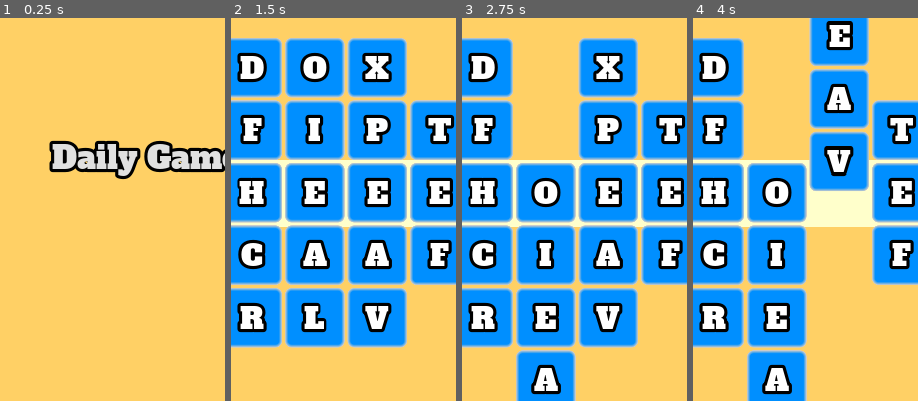
Above: before the commit, frames 1-4 (left to right).
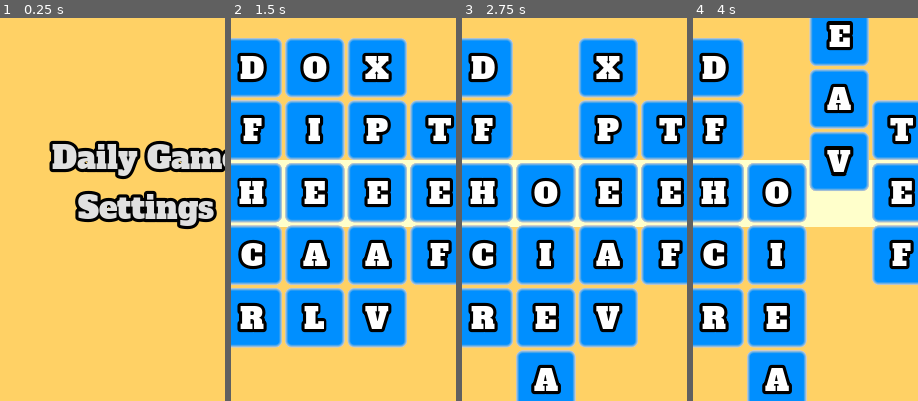
Above: after the commit, the same moments.

Repository: t0mm0/shifttype
Game: Godot game, scene res://game/menus/MainMenu.tscn
Two runs of this game, one before a commit and one after it. Both use one fixed random seed, a clock stepped at 60 frames per second and the inputs below.
Inputs (mouse positions are % of the whole screen's width and height, from its top left):
- Up to frame 1 (0.25 s): no input
- Up to frame 2 (1.5 s): click "Daily Game" at 0.5 s; tap Enter at 1.25 s; move the mouse to (72, 43) at 1.27 s; click (72, 43) at 1.42 s
- Up to frame 3 (2.75 s): drag from (30, 53) to (45, 69) at 2.02 s
- Up to frame 4 (4 s): move the mouse to (60, 25) at 2.77 s; click (60, 25) at 2.92 s; tap Space at 3.5 s; drag from (45, 69) to (20, 32) at 3.52 s
The pictures show only the part of the screen within x 18-68%, y 26-76%; the shares and areas given below are measured in that part.

The runs differ from the first frame. In frame 1, 4.5% of the frame differs, in the area x 33-97%, y 44-56%; in frame 2, less than 0.1%; in frame 3, less than 0.1%; in frame 4, less than 0.1%.

Commit message:
add settings for configuring colors

Diff:
--- a/Singletons/Events.gd
+++ b/Singletons/Events.gd
@@ -2,3 +2,7 @@
 
 signal reel_changed
 signal progress_changed(progress)
+signal bg_color_changed(color)
+signal prog_color_changed(color)
+signal tile_color_changed(color)
+signal used_color_changed(color)
--- a/Singletons/Globals.gd
+++ b/Singletons/Globals.gd
@@ -10,3 +10,40 @@
 
 const DIFFICULTY = {0: [7, 5], 1: [5, 4], 2: [5, 5], 3: [6, 4],
                     4: [6, 5], 5: [7, 4], 6: [7, 5]}
+
+# defaults
+const BG_COLOR : Color = Color(1.0, 0.82, 0.4, 1.0)
+const PROG_COLOR : Color = Color(0.93, 0.28, 0.43, 1.0)
+const TILE_COLOR : Color = Color(0.0, 0.5647, 1.0, 1.0)
+const USED_COLOR : Color = Color.darkgray
+
+var BG_Color : Color = BG_COLOR
+var Prog_Color : Color = PROG_COLOR
+var Tile_Color : Color = TILE_COLOR
+var Used_Color : Color = USED_COLOR
+
+func _ready() -> void:
+    load_config()
+
+func save_config() -> void:
+    var config = ConfigFile.new()
+    config.set_value("look", "bg_color", BG_Color)
+    config.set_value("look", "prog_color", Prog_Color)
+    config.set_value("look", "tile_color", Tile_Color)
+    config.set_value("look", "used_color", Used_Color)
+    config.save("user://shifttype.config")
+
+func load_config() -> void:
+    var config = ConfigFile.new()
+
+    # Load data from a file.
+    var err = config.load("user://shifttype.config")
+
+    # If the file didn't load, ignore it.
+    if err != OK:
+        return
+
+    BG_Color = config.get_value("look", "bg_color", BG_COLOR)
+    Prog_Color = config.get_value("look", "prog_color", PROG_COLOR)
+    Tile_Color = config.get_value("look", "tile_color", TILE_COLOR)
+    Used_Color = config.get_value("look", "used_color", USED_COLOR)
--- a/game/LetterTile.gd
+++ b/game/LetterTile.gd
@@ -7,7 +7,7 @@
 
 # Called when the node enters the scene tree for the first time.
 func _ready() -> void:
-    pass # Replace with function body.
+    get_stylebox("normal").bg_color = Globals.Tile_Color
 
 func set_letter(text: String = '') -> void:
     # make sure we only get 1 letter
@@ -19,7 +19,7 @@
 func set_used(new_used: bool = false) -> void:
     used = new_used
     # gray out background when letter is used
-    var new_color: Color = Color.darkgray if used else Color(0, 0.564706, 1)
+    var new_color: Color = Globals.Used_Color if used else Globals.Tile_Color
     if used:
         flash()
     var tween := create_tween()
--- a/game/Progress.gd
+++ b/game/Progress.gd
@@ -2,8 +2,19 @@
 
 func _ready() -> void:
     Events.connect("progress_changed", self, "_on_progress_changed")
+    Events.connect("bg_color_changed", self, "_on_bg_color_changed")
+    Events.connect("prog_color_changed", self, "_on_prog_color_changed")
+    get_material().set_shader_param("bg_color", Globals.BG_Color)
+    get_material().set_shader_param("fg_color", Globals.Prog_Color)
+
 
 func _on_progress_changed(progress: float) -> void:
     var tween := create_tween()
     tween.tween_property(get_material(), "shader_param/progress", progress / 100, 1
         ).set_ease(Tween.EASE_OUT).set_trans(Tween.TRANS_CUBIC)
+
+func _on_bg_color_changed(color: Color) -> void:
+    get_material().set_shader_param("bg_color", color)
+
+func _on_prog_color_changed(color: Color) -> void:
+    get_material().set_shader_param("fg_color", color)
--- a/game/Progress.gdshader
+++ b/game/Progress.gdshader
@@ -1,9 +1,10 @@
 shader_type canvas_item;
 
 uniform float progress: hint_range(0, 1) = 0.3;
-uniform vec4 bg_color: hint_color = vec4(1.0, 0.82, 0.4, 0.0);
+uniform vec4 bg_color: hint_color = vec4(1.0, 0.82, 0.4, 1.0);
 uniform vec4 fg_color: hint_color = vec4(0.93, 0.28, 0.43, 1.0);
 uniform vec4 selected_color: hint_color = vec4(1.0);
+uniform bool draw_select = false;
 
 vec4 overlay(vec4 base, vec4 blend){
 	vec4 limit = step(0.5, base);
@@ -15,7 +16,7 @@
     if(UV.y < (sin((TIME * 4.7) + UV.x) + sin((-TIME * 2.2) + UV.x)) * 0.01 + (.975 - progress)) {
         COLOR = bg_color;
     }
-    if(UV.y > 0.465 && UV.y < 0.549) {
+    if(draw_select && (UV.y > 0.465 && UV.y < 0.549)) {
         COLOR = overlay(COLOR, selected_color);
     }
 }
--- a/game/ProgressMaterial.tres
+++ b/game/ProgressMaterial.tres
@@ -9,3 +9,4 @@
 shader_param/bg_color = Color( 1, 0.819608, 0.4, 1 )
 shader_param/fg_color = Color( 0.93, 0.28, 0.43, 1 )
 shader_param/selected_color = Color( 1, 1, 1, 1 )
+shader_param/draw_select = true
--- a/game/menus/MainMenu.gd
+++ b/game/menus/MainMenu.gd
@@ -19,6 +19,9 @@
 func _on_StartButton_pressed() -> void:
     get_tree().change_scene("res://game/Game.tscn")
 
+func _on_SettingsButton_pressed() -> void:
+    get_tree().change_scene("res://game/menus/SettingsMenu.tscn")
+
 func _notification(what: int) -> void:
     match what:
         NOTIFICATION_WM_QUIT_REQUEST, NOTIFICATION_WM_GO_BACK_REQUEST:
--- a/game/menus/MainMenu.tscn
+++ b/game/menus/MainMenu.tscn
@@ -11,9 +11,10 @@
 resource_local_to_scene = true
 shader = ExtResource( 4 )
 shader_param/progress = 0.0
-shader_param/bg_color = Color( 1, 0.819608, 0.4, 0 )
+shader_param/bg_color = Color( 1, 0.82, 0.4, 0 )
 shader_param/fg_color = Plane( 0.93, 0.28, 0.43, 1 )
 shader_param/selected_color = Color( 1, 1, 1, 0 )
+shader_param/draw_select = false
 
 [sub_resource type="DynamicFont" id=1]
 size = 100
@@ -66,4 +67,13 @@
 theme = ExtResource( 1 )
 text = "Daily Game"
 
+[node name="SettingsButton" type="MenuButton" parent="VBoxContainer"]
+margin_top = 583.0
+margin_right = 620.0
+margin_bottom = 658.0
+focus_mode = 2
+theme = ExtResource( 1 )
+text = "Settings"
+
 [connection signal="pressed" from="VBoxContainer/StartButton" to="." method="_on_StartButton_pressed"]
+[connection signal="pressed" from="VBoxContainer/SettingsButton" to="." method="_on_SettingsButton_pressed"]
--- /dev/null
+++ b/game/menus/SettingsMenu.gd
@@ -0,0 +1,85 @@
+extends Node
+
+var t: LetterTile
+
+func _ready() -> void:
+    $VBoxContainer/GridContainer/BGColorPickerButton.color = Globals.BG_Color
+    $VBoxContainer/GridContainer/ProgColorPickerButton.color = Globals.Prog_Color
+    $VBoxContainer/GridContainer/TileColorPickerButton.color = Globals.Tile_Color
+    $VBoxContainer/GridContainer/UsedColorPickerButton.color = Globals.Used_Color
+
+    var tileScene = preload("res://game/LetterTile.tscn")
+    var size = Vector2(Globals.TILE_SIZE, Globals.TILE_SIZE)
+    t = tileScene.instance()
+    t.set_size(size)
+    t.rect_min_size = size
+    t.letter = "T"
+    t.size_flags_horizontal = 0
+    $VBoxContainer/GridContainer/TestTile.replace_by(t)
+
+    var timer = Timer.new()
+    add_child(timer)
+    timer.autostart = true
+    timer.wait_time = 1.0
+    timer.one_shot = false
+    timer.connect("timeout", self, "_timeout")
+    timer.start()
+
+func _timeout() -> void:
+    if t.letter == "T":
+        t.letter = "U"
+        t.used = true
+    else:
+        t.letter = "T"
+        t.used = false
+
+
+func _notification(what: int) -> void:
+    match what:
+        NOTIFICATION_WM_QUIT_REQUEST:
+            get_tree().quit()
+        NOTIFICATION_WM_GO_BACK_REQUEST:
+            get_tree().change_scene("res://game/menus/MainMenu.tscn")
+
+func _on_BackButton_pressed() -> void:
+    get_tree().change_scene("res://game/menus/MainMenu.tscn")
+
+
+func _on_BGColorPickerButton_color_changed(color: Color) -> void:
+    Globals.BG_Color = color
+    Events.emit_signal("bg_color_changed", color)
+    Globals.save_config()
+
+
+func _on_ProgColorPickerButton_color_changed(color: Color) -> void:
+    Globals.Prog_Color = color
+    Events.emit_signal("prog_color_changed", color)
+    Globals.save_config()
+
+
+func _on_TileColorPickerButton_color_changed(color: Color) -> void:
+    Globals.Tile_Color = color
+    Events.emit_signal("tile_color_changed", color)
+    Globals.save_config()
+
+
+func _on_UsedColorPickerButton_color_changed(color: Color) -> void:
+    Globals.Used_Color = color
+    Events.emit_signal("used_color_changed", color)
+    Globals.save_config()
+
+
+func _on_ResetColors_pressed() -> void:
+    Globals.BG_Color = Globals.BG_COLOR
+    Globals.Prog_Color = Globals.PROG_COLOR
+    Globals.Tile_Color = Globals.TILE_COLOR
+    Globals.Used_Color = Globals.USED_COLOR
+    $VBoxContainer/GridContainer/BGColorPickerButton.color = Globals.BG_COLOR
+    $VBoxContainer/GridContainer/ProgColorPickerButton.color = Globals.PROG_COLOR
+    $VBoxContainer/GridContainer/TileColorPickerButton.color = Globals.TILE_COLOR
+    $VBoxContainer/GridContainer/UsedColorPickerButton.color = Globals.USED_COLOR
+    Events.emit_signal("bg_color_changed", Globals.BG_Color)
+    Events.emit_signal("prog_color_changed", Globals.Prog_Color)
+    Events.emit_signal("tile_color_changed", Globals.Tile_Color)
+    Events.emit_signal("used_color_changed", Globals.Used_Color)
+    Globals.save_config()
--- /dev/null
+++ b/game/menus/SettingsMenu.tscn
@@ -0,0 +1,161 @@
+[gd_scene load_steps=9 format=2]
+
+[ext_resource path="res://GameTheme.tres" type="Theme" id=1]
+[ext_resource path="res://game/menus/SettingsMenu.gd" type="Script" id=2]
+[ext_resource path="res://icon.png" type="Texture" id=3]
+[ext_resource path="res://game/Progress.gdshader" type="Shader" id=4]
+[ext_resource path="res://game/Progress.gd" type="Script" id=5]
+[ext_resource path="res://assets/AlfaSlabOne-Regular.ttf" type="DynamicFontData" id=6]
+
+[sub_resource type="ShaderMaterial" id=2]
+resource_local_to_scene = true
+shader = ExtResource( 4 )
+shader_param/progress = 0.0
+shader_param/bg_color = Color( 1, 0.82, 0.4, 0 )
+shader_param/fg_color = Color( 0.93, 0.28, 0.43, 1 )
+shader_param/selected_color = Color( 1, 1, 1, 0 )
+shader_param/draw_select = false
+
+[sub_resource type="DynamicFont" id=1]
+size = 100
+outline_size = 10
+outline_color = Color( 0, 0, 0, 1 )
+font_data = ExtResource( 6 )
+
+[node name="MarginContainer" type="MarginContainer"]
+pause_mode = 2
+anchor_right = 1.0
+anchor_bottom = 1.0
+margin_left = 50.0
+margin_top = 50.0
+margin_right = -50.0
+margin_bottom = -50.0
+script = ExtResource( 2 )
+
+[node name="Progress" type="Sprite" parent="."]
+pause_mode = 2
+material = SubResource( 2 )
+position = Vector2( 310, 590 )
+scale = Vector2( 1.66667, 2.96296 )
+z_index = -5
+texture = ExtResource( 3 )
+script = ExtResource( 5 )
+
+[node name="VBoxContainer" type="VBoxContainer" parent="."]
+margin_right = 620.0
+margin_bottom = 1180.0
+
+[node name="CenterContainer" type="CenterContainer" parent="VBoxContainer"]
+margin_left = 39.0
+margin_right = 580.0
+margin_bottom = 300.0
+size_flags_horizontal = 6
+
+[node name="Label" type="Label" parent="VBoxContainer/CenterContainer"]
+margin_right = 541.0
+margin_bottom = 300.0
+rect_min_size = Vector2( 0, 300 )
+theme = ExtResource( 1 )
+custom_fonts/font = SubResource( 1 )
+text = "shiftTYPE"
+align = 1
+
+[node name="GridContainer" type="GridContainer" parent="VBoxContainer"]
+margin_top = 304.0
+margin_right = 620.0
+margin_bottom = 1101.0
+size_flags_vertical = 3
+columns = 2
+
+[node name="Label5" type="Label" parent="VBoxContainer/GridContainer"]
+margin_right = 511.0
+margin_bottom = 69.0
+theme = ExtResource( 1 )
+
+[node name="TestTile" type="Label" parent="VBoxContainer/GridContainer"]
+margin_left = 515.0
+margin_right = 620.0
+margin_bottom = 69.0
+theme = ExtResource( 1 )
+
+[node name="Label" type="Label" parent="VBoxContainer/GridContainer"]
+margin_top = 73.0
+margin_right = 511.0
+margin_bottom = 142.0
+theme = ExtResource( 1 )
+text = "Tile Color: "
+
+[node name="TileColorPickerButton" type="ColorPickerButton" parent="VBoxContainer/GridContainer"]
+margin_left = 515.0
+margin_top = 73.0
+margin_right = 620.0
+margin_bottom = 142.0
+size_flags_horizontal = 11
+edit_alpha = false
+
+[node name="Label4" type="Label" parent="VBoxContainer/GridContainer"]
+margin_top = 146.0
+margin_right = 511.0
+margin_bottom = 215.0
+theme = ExtResource( 1 )
+text = "Tile Used Color: "
+
+[node name="UsedColorPickerButton" type="ColorPickerButton" parent="VBoxContainer/GridContainer"]
+margin_left = 515.0
+margin_top = 146.0
+margin_right = 620.0
+margin_bottom = 215.0
+size_flags_horizontal = 11
+edit_alpha = false
+
+[node name="Label2" type="Label" parent="VBoxContainer/GridContainer"]
+margin_top = 219.0
+margin_right = 511.0
+margin_bottom = 288.0
+theme = ExtResource( 1 )
+text = "Background Color: "
+
+[node name="BGColorPickerButton" type="ColorPickerButton" parent="VBoxContainer/GridContainer"]
+margin_left = 515.0
+margin_top = 219.0
+margin_right = 620.0
+margin_bottom = 288.0
+size_flags_horizontal = 11
+edit_alpha = false
+
+[node name="Label3" type="Label" parent="VBoxContainer/GridContainer"]
+margin_top = 292.0
+margin_right = 511.0
+margin_bottom = 361.0
+theme = ExtResource( 1 )
+text = "Progress Color:"
+
+[node name="ProgColorPickerButton" type="ColorPickerButton" parent="VBoxContainer/GridContainer"]
+margin_left = 515.0
+margin_top = 292.0
+margin_right = 620.0
+margin_bottom = 361.0
+size_flags_horizontal = 11
+edit_alpha = false
+
+[node name="ResetColors" type="MenuButton" parent="VBoxContainer/GridContainer"]
+margin_top = 365.0
+margin_right = 511.0
+margin_bottom = 440.0
+focus_mode = 2
+theme = ExtResource( 1 )
+text = "Reset Colors"
+
+[node name="BackButton" type="MenuButton" parent="VBoxContainer"]
+margin_top = 1105.0
+margin_right = 620.0
+margin_bottom = 1180.0
+theme = ExtResource( 1 )
+text = "Back"
+
+[connection signal="color_changed" from="VBoxContainer/GridContainer/TileColorPickerButton" to="." method="_on_TileColorPickerButton_color_changed"]
+[connection signal="color_changed" from="VBoxContainer/GridContainer/UsedColorPickerButton" to="." method="_on_UsedColorPickerButton_color_changed"]
+[connection signal="color_changed" from="VBoxContainer/GridContainer/BGColorPickerButton" to="." method="_on_BGColorPickerButton_color_changed"]
+[connection signal="color_changed" from="VBoxContainer/GridContainer/ProgColorPickerButton" to="." method="_on_ProgColorPickerButton_color_changed"]
+[connection signal="pressed" from="VBoxContainer/GridContainer/ResetColors" to="." method="_on_ResetColors_pressed"]
+[connection signal="pressed" from="VBoxContainer/BackButton" to="." method="_on_BackButton_pressed"]
